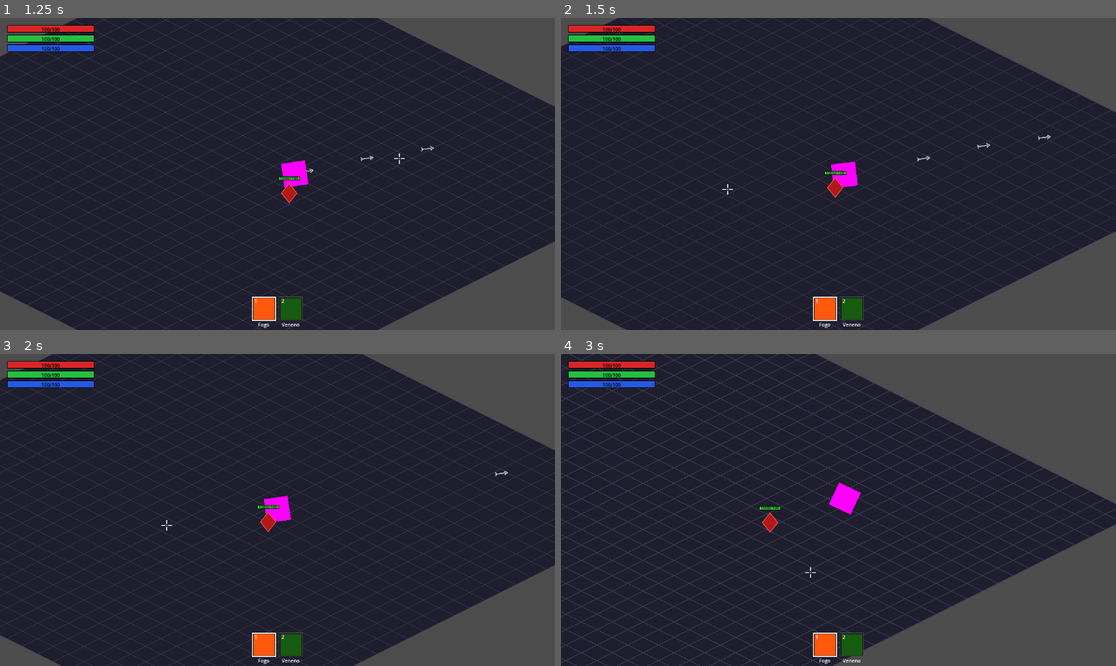
Above: before the commit, frames 1-4 (two rows, left to right).
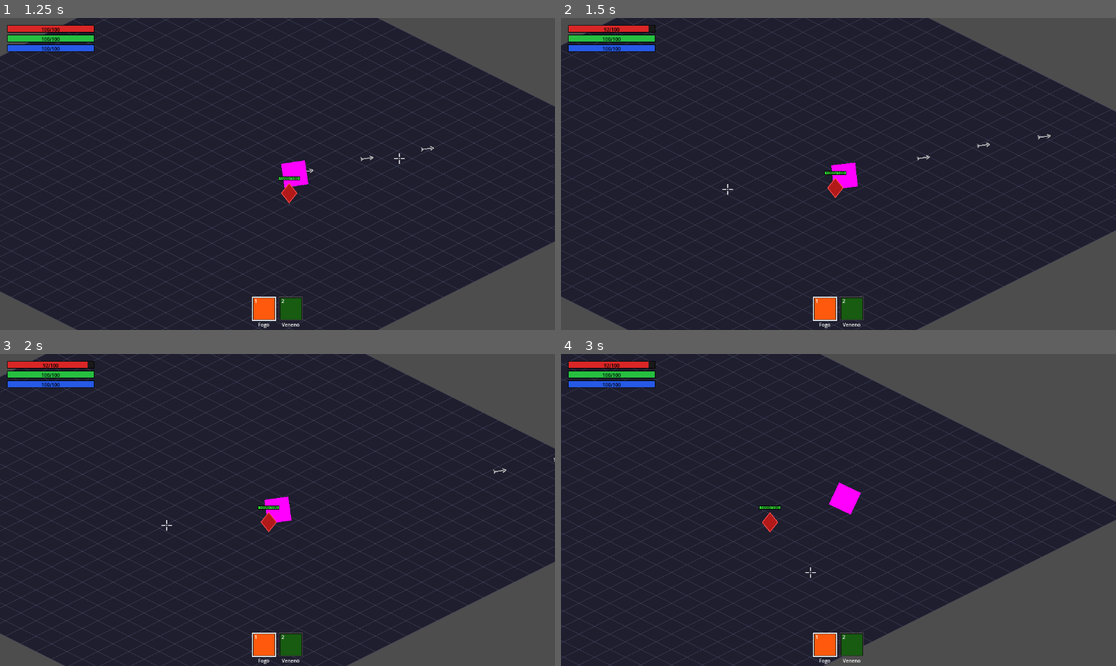
Above: after the commit, the same moments.

Repository: caiojgouvea/arpg
Game: Godot game, scene res://world/world.tscn
The game is run twice, just before and just after one commit, with the same random seed, the same clock (stepped at 60 frames per second) and the same inputs.
Inputs (mouse positions are in pixels of both pictures, inside the frame that each line leads up to):
- Up to frame 1 (1.25 s): tap Enter at 0.5 s; move the mouse to (399, 158) at 0.52 s; press the mouse at (399, 158) at 0.53 s; hold D (move_right) from 0.53 s (still down)
- Up to frame 2 (1.5 s): move the mouse to (727, 189) at 1.27 s; release D (move_right) at 1.28 s; release the mouse at (727, 189) at 1.28 s; hold S (move_down) from 1.28 s (still down); click (727, 189) at 1.35 s
- Up to frame 3 (2 s): keep holding S (move_down)
- Up to frame 4 (3 s): move the mouse to (894, 441) at 2.02 s; release S (move_down) at 2.03 s; hold D (move_right) 2.03-2.78 s; hold Space (dash) 2.03-2.78 s; click (894, 441) at 2.3 s; move the mouse to (810, 572) at 2.77 s; hold W (move_up) from 2.78 s (still down); tap 1 at 2.85 s

Frame 1 is identical in both runs. In frame 2, 6.4% of the frame differs, in the area x 0-100%, y 0-100%; in frame 3, 7.6%; in frame 4, 9.3%.

Commit message:
Inimigo ataca o player com cooldown e flash visual
- basic_enemy: detecta range de melee, para de mover e ataca a cada 1.5s, flash branco no ataque
- player: take_damage() com flash vermelho, ignora tipo de dano por enquanto
- arrow: ignora colisão com o player para não causar self-damage

Co-Authored-By: Claude Sonnet 4.6 <noreply@anthropic.com>

Diff:
--- a/entities/enemies/basic_enemy/basic_enemy.gd
+++ b/entities/enemies/basic_enemy/basic_enemy.gd
@@ -5,6 +5,9 @@
 const SPEED = 80.0
 const DETECTION_RANGE = 350.0
 const MAX_HEALTH = 1000
+const ATTACK_RANGE = 35.0
+const ATTACK_DAMAGE = 8
+const ATTACK_COOLDOWN = 1.5
 
 # Configuração de cada tipo de DOT: tick_rate, duration, max_stacks, color, label
 const DAMAGE_COLORS := {
@@ -21,6 +24,8 @@
 var health := MAX_HEALTH
 var _player: Node2D = null
 var _dots := {}  # { type: {stacks, remaining, timer} }
+var _attack_cd := 0.0
+var _attack_flash := 0.0
 
 
 func _ready() -> void:
@@ -29,12 +34,36 @@
 
 
 func _physics_process(delta: float) -> void:
-	if _player != null and global_position.distance_to(_player.global_position) <= DETECTION_RANGE:
-		velocity = (_player.global_position - global_position).normalized() * SPEED
+	if _attack_cd > 0.0:
+		_attack_cd -= delta
+	if _attack_flash > 0.0:
+		_attack_flash -= delta
+		if _attack_flash <= 0.0:
+			queue_redraw()
+
+	if _player != null:
+		var dist := global_position.distance_to(_player.global_position)
+		if dist <= ATTACK_RANGE:
+			velocity = Vector2.ZERO
+			if _attack_cd <= 0.0:
+				_attack_player()
+		elif dist <= DETECTION_RANGE:
+			velocity = (_player.global_position - global_position).normalized() * SPEED
+		else:
+			velocity = Vector2.ZERO
 	else:
 		velocity = Vector2.ZERO
+
 	move_and_slide()
 	_tick_dots(delta)
+
+
+func _attack_player() -> void:
+	_attack_cd = ATTACK_COOLDOWN
+	_attack_flash = 0.12
+	queue_redraw()
+	if _player.has_method("take_damage"):
+		_player.take_damage(ATTACK_DAMAGE)
 
 
 func _tick_dots(delta: float) -> void:
@@ -99,7 +128,8 @@
 	var pts := PackedVector2Array([
 		Vector2(0, -20), Vector2(16, 0), Vector2(0, 20), Vector2(-16, 0),
 	])
-	draw_colored_polygon(pts, Color(0.7, 0.1, 0.1))
+	var body_color := Color(1.0, 0.9, 0.9) if _attack_flash > 0.0 else Color(0.7, 0.1, 0.1)
+	draw_colored_polygon(pts, body_color)
 	draw_polyline(PackedVector2Array([pts[0], pts[1], pts[2], pts[3], pts[0]]), outline, outline_w)
 
 	# Barra de HP
--- a/entities/player/player.gd
+++ b/entities/player/player.gd
@@ -54,6 +54,7 @@
 var _attack_cooldown := 0.0
 var _skill_cooldowns := {"fire": 0.0, "poison": 0.0}
 var _skill_bar: Node = null
+var _hit_flash := 0.0
 
 
 func _ready() -> void:
@@ -98,6 +99,15 @@
 		_dash_timer -= delta
 		if _dash_timer <= 0.0:
 			_is_dashing = false
+	if _hit_flash > 0.0:
+		_hit_flash -= delta
+		modulate = Color(1.0, 0.25, 0.25) if _hit_flash > 0.0 else Color.WHITE
+
+
+func take_damage(amount: int, _type: String = "physical") -> void:
+	health = max(health - amount, 0)
+	_hit_flash = 0.15
+	modulate = Color(1.0, 0.25, 0.25)
 
 
 func _update_folego(delta: float) -> void:
--- a/skills/arrow/arrow.gd
+++ b/skills/arrow/arrow.gd
@@ -27,6 +27,8 @@
 
 
 func _on_body_entered(body: Node2D) -> void:
+	if body.is_in_group("player"):
+		return
 	if body.has_method("take_damage"):
 		var dmg_type := _dot_type if _dot_type != "" else "physical"
 		body.take_damage(DAMAGE, dmg_type)
